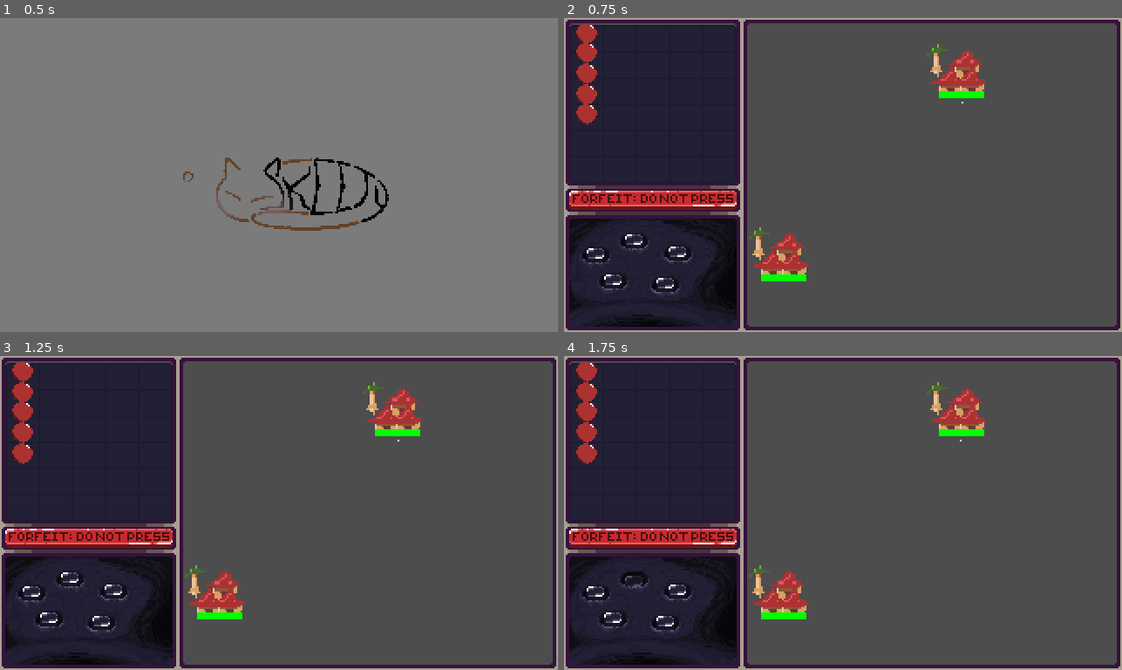
Above: before the commit, frames 1-4 (two rows, left to right).
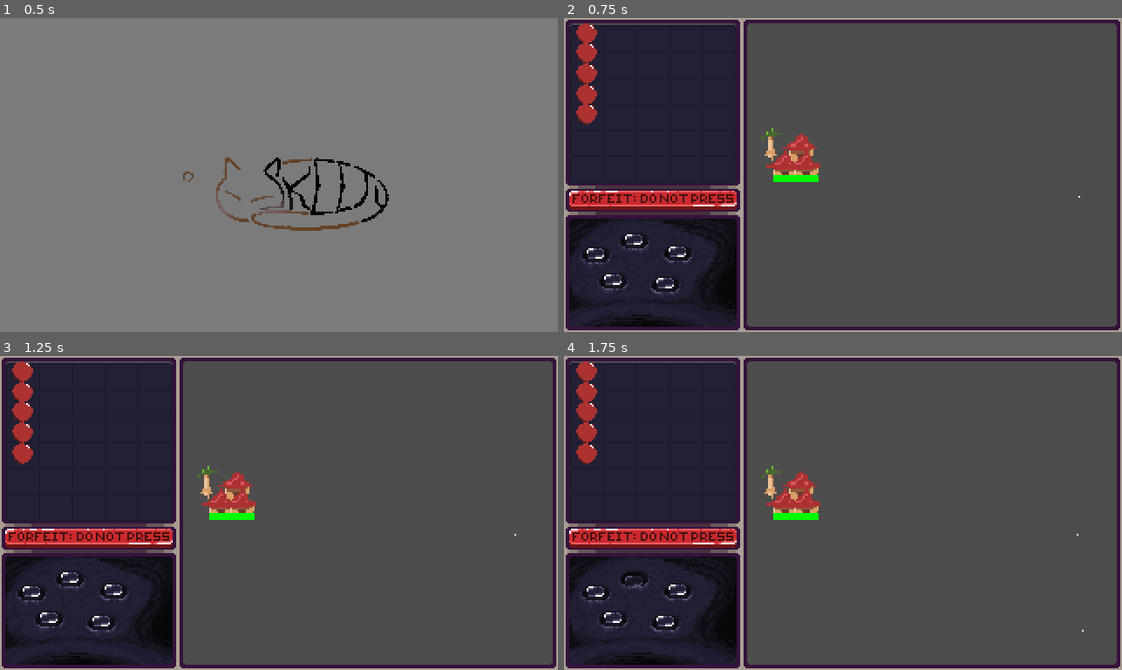
Above: after the commit, the same moments.

Repository: Team-Skeejy/ld55_summoning
Game: Godot game, scene res://scenes/roots/splash/splash_screen.tscn
Two runs of this game, one before a commit and one after it. Both use one fixed random seed, a clock stepped at 60 frames per second and the inputs below.
Inputs (mouse positions are in pixels of both pictures, inside the frame that each line leads up to):
- Up to frame 1 (0.5 s): no input
- Up to frame 2 (0.75 s): tap Enter at 0.5 s; move the mouse to (965, 159) at 0.52 s; tap Tab (Tab) at 0.6 s; click (965, 159) at 0.67 s
- Up to frame 3 (1.25 s): no input
- Up to frame 4 (1.75 s): tap Space at 1.25 s; drag from (630, 578) to (653, 440) at 1.27 s

Frame 1 is identical in both runs. In frame 2, 3.1% of the frame differs, in the area x 33-93%, y 8-84%; in frame 3, 3.1%; in frame 4, 3.1%, in the area x 33-94%, y 8-88%.

Commit message:
pivot to wave spawner

Diff:
--- a/scenes/States/Idle.gd
+++ b/scenes/States/Idle.gd
@@ -21,7 +21,10 @@
 func Update(delta) -> void:
 	total_idle_time += delta
 	if total_idle_time > 1:
-		Transitioned.emit(self, "attackhouse")
+		if character.team == 1:
+			Transitioned.emit(self, "attackhouse")
+		else:
+			Transitioned.emit(self, "returnhome")
 
 	if wander_time > 0:
 		wander_time -= delta
--- a/scenes/States/ReturnHome.gd
+++ b/scenes/States/ReturnHome.gd
@@ -4,6 +4,7 @@
 
 @export var character: Dude
 @export var home: Node2D
+@export var containerReference: Node2D
 
 func Enter() -> void:
 	pass
@@ -12,6 +13,9 @@
 	pass
 
 func Update(delta) -> void:
+	if get_closest_enemy(containerReference, character):
+		Transitioned.emit(self, "attack")
+
 	if home && character:
 		var distance = distance_to(character, home)
 		if distance > 10:
--- a/scenes/characters/DudeContainer.gd
+++ b/scenes/characters/DudeContainer.gd
@@ -8,6 +8,7 @@
 
 @export var good_home: Home
 @export var bad_home: Home
+@export var spawners: Array[Node2D]
 
 
 func child_killed(team: int) -> void:
@@ -17,6 +18,8 @@
 	for home: Home in [good_home, bad_home]:
 		home.health = 100
 		home.is_dead = false
+
+var spawner_index:int = 0;
 
 func spawn_dude(is_player_team: bool, properties: Array[Property]) -> void:
 	var new_dude: Dude = dude.instantiate()
@@ -31,7 +34,10 @@
 		new_dude.team = 1
 		new_dude.target_base = good_home
 		new_dude.home = bad_home
-		new_dude.global_position = bad_home.global_position
+		var index = spawners.size()
+		spawner_index += 1
+
+		new_dude.global_position = spawners[spawner_index % index].global_position
 
 	if new_dude.get_parent():
 		new_dude.reparent(self)
--- a/scenes/characters/dude_container.tscn
+++ b/scenes/characters/dude_container.tscn
@@ -3,18 +3,38 @@
 [ext_resource type="Script" path="res://scenes/characters/DudeContainer.gd" id="1_l5ya6"]
 [ext_resource type="PackedScene" uid="uid://ch5rsfub34lwr" path="res://scenes/characters/Home.tscn" id="3_ngeta"]
 
-[node name="DudeContainer" type="Node2D" node_paths=PackedStringArray("good_home", "bad_home")]
+[node name="DudeContainer" type="Node2D" node_paths=PackedStringArray("good_home", "bad_home", "spawners")]
 script = ExtResource("1_l5ya6")
 good_home = NodePath("Home1")
 bad_home = NodePath("Home2")
+spawners = [NodePath("Node2D"), NodePath("Node2D2"), NodePath("Node2D3"), NodePath("Node2D4"), NodePath("Node2D5"), NodePath("Node2D6")]
 
 [node name="Home1" parent="." node_paths=PackedStringArray("Bar") instance=ExtResource("3_ngeta")]
-position = Vector2(126, 153)
+position = Vector2(133, 96)
 Bar = NodePath("Healthbar")
 
 [node name="Home2" parent="." node_paths=PackedStringArray("Bar") instance=ExtResource("3_ngeta")]
-position = Vector2(228, 48)
+visible = false
+position = Vector2(191, 94)
 Bar = NodePath("Healthbar")
+
+[node name="Node2D" type="Node2D" parent="."]
+position = Vector2(296, 43)
+
+[node name="Node2D2" type="Node2D" parent="."]
+position = Vector2(295, 102)
+
+[node name="Node2D3" type="Node2D" parent="."]
+position = Vector2(297, 157)
+
+[node name="Node2D4" type="Node2D" parent="."]
+position = Vector2(297, 13)
+
+[node name="Node2D5" type="Node2D" parent="."]
+position = Vector2(296, 72)
+
+[node name="Node2D6" type="Node2D" parent="."]
+position = Vector2(298, 127)
 
 [connection signal="killed" from="Home1" to="." method="_on_home_1_killed"]
 [connection signal="killed" from="Home2" to="." method="_on_home_2_killed"]
--- a/scenes/roots/game/game.gd
+++ b/scenes/roots/game/game.gd
@@ -25,8 +25,11 @@
 	dude_container.spawn_dude(true, properties)
 
 
-func _on_dude_container_dude_killed(_team: int) -> void:
+func _on_dude_container_dude_killed(team: int) -> void:
+	if team == 1:
+		ui.end.dudes_killed += 1
 	spawn_entity()
+	ui.end.objects_collected += 1
 
 
 func _on_house_killed(team: int) -> void:
@@ -57,3 +60,11 @@
 
 func _on_ui_forfeited() -> void:
 	ui.gameover()
+
+
+func _on_wave_controller_boss_spawn() -> void:
+	pass
+
+
+func _on_wave_controller_enemy_spawn() -> void:
+	pass
--- a/scenes/roots/game/game.tscn
+++ b/scenes/roots/game/game.tscn
@@ -15,9 +15,10 @@
 dude_container = NodePath("DudeContainer")
 fade_transition = NodePath("FadeTransition")
 
-[node name="DudeContainer" parent="." node_paths=PackedStringArray("good_home", "bad_home") instance=ExtResource("5_pce2m")]
+[node name="DudeContainer" parent="." node_paths=PackedStringArray("good_home", "bad_home", "spawners") instance=ExtResource("5_pce2m")]
 good_home = NodePath("Home1")
 bad_home = NodePath("Home2")
+spawners = [NodePath("Node2D"), NodePath("Node2D2"), NodePath("Node2D3")]
 
 [node name="Ui" parent="." node_paths=PackedStringArray("inventory", "alter", "end") instance=ExtResource("2_aqm0m")]
 inventory = NodePath("Inventory")
@@ -29,9 +30,13 @@
 
 [node name="WaveController" parent="." node_paths=PackedStringArray("dude_container") instance=ExtResource("6_j4isa")]
 dude_container = NodePath("../DudeContainer")
+mook_interval = 10.0
+boss_interval = 1.0
 
 [connection signal="dude_killed" from="DudeContainer" to="." method="_on_dude_container_dude_killed"]
 [connection signal="house_killed" from="DudeContainer" to="." method="_on_house_killed"]
 [connection signal="forfeited" from="Ui" to="." method="_on_ui_forfeited"]
 [connection signal="retry" from="Ui" to="." method="_on_ui_retry"]
 [connection signal="summon" from="Ui" to="." method="_on_ui_summon"]
+[connection signal="boss_spawn" from="WaveController" to="." method="_on_wave_controller_boss_spawn"]
+[connection signal="enemy_spawn" from="WaveController" to="." method="_on_wave_controller_enemy_spawn"]
--- a/scenes/roots/game/game_test.tscn
+++ b/scenes/roots/game/game_test.tscn
@@ -21,7 +21,7 @@
 anchors_preset = 15
 anchor_right = 1.0
 anchor_bottom = 1.0
-offset_left = 104.0
+offset_left = 236.0
 grow_horizontal = 2
 grow_vertical = 2
 
--- a/scenes/ui_entities/behaviours/WaveController.gd
+++ b/scenes/ui_entities/behaviours/WaveController.gd
@@ -6,6 +6,8 @@
 @export var mook_interval: float = 5
 @export var boss_interval: float = 60
 
+signal boss_spawn()
+signal enemy_spawn()
 
 func _ready() -> void:
 	pass
@@ -31,9 +33,11 @@
 		PropertyFactory.entity_by_name("knife")
 	]
 	dude_container.spawn_dude(false, options)
+	enemy_spawn.emit()
 
 func spawn_boss() -> void:
 	var options: Array[Property] = [
 		PropertyFactory.entity_by_name("bow")
 	]
 	dude_container.spawn_dude(false, options)
+	boss_spawn.emit()
--- a/scenes/ui_entities/end/end.gd
+++ b/scenes/ui_entities/end/end.gd
@@ -4,14 +4,23 @@
 signal retry
 
 @export var screen: Control
+@export var stats: Label
 @export var audio: AudioStreamPlayer
+@export var objects_collected: int = 0
+@export var dudes_killed: int = 0
 
 func show() -> void:
+	var text= ""
+	text += "Killed " + str(dudes_killed) + " Enemies\n"
+	text += "Collected " + str(objects_collected) + " things"
+	stats.text = text
+
 	screen.visible = true
 	get_tree().paused = true
 	audio.play()
 
 func hide() -> void:
+	stats.text = ""
 	screen.visible = false
 
 func _on_button_button_down() -> void:
--- a/scenes/ui_entities/end/end.tscn
+++ b/scenes/ui_entities/end/end.tscn
@@ -3,9 +3,10 @@
 [ext_resource type="Script" path="res://scenes/ui_entities/end/end.gd" id="1_psgpg"]
 [ext_resource type="AudioStream" uid="uid://d2thrgk2ijbxs" path="res://scenes/ui_entities/end/audio/bell.mp3" id="1_uqcbm"]
 
-[node name="Node" type="Node" node_paths=PackedStringArray("screen", "audio")]
+[node name="Node" type="Node" node_paths=PackedStringArray("screen", "stats", "audio")]
 script = ExtResource("1_psgpg")
 screen = NodePath("Control")
+stats = NodePath("Control/Stats go here")
 audio = NodePath("AudioStreamPlayer")
 
 [node name="AudioStreamPlayer" type="AudioStreamPlayer" parent="."]
@@ -14,7 +15,6 @@
 pitch_scale = 0.75
 
 [node name="Control" type="Control" parent="."]
-visible = false
 texture_filter = 1
 layout_mode = 3
 anchors_preset = 15
@@ -40,10 +40,10 @@
 anchor_top = 0.5
 anchor_right = 0.5
 anchor_bottom = 0.5
-offset_left = -25.5
-offset_top = -6.0
-offset_right = 25.5
-offset_bottom = 6.0
+offset_left = -27.0
+offset_top = 12.0
+offset_right = 28.0
+offset_bottom = 24.0
 grow_horizontal = 2
 grow_vertical = 2
 theme_override_font_sizes/font_size = 7
